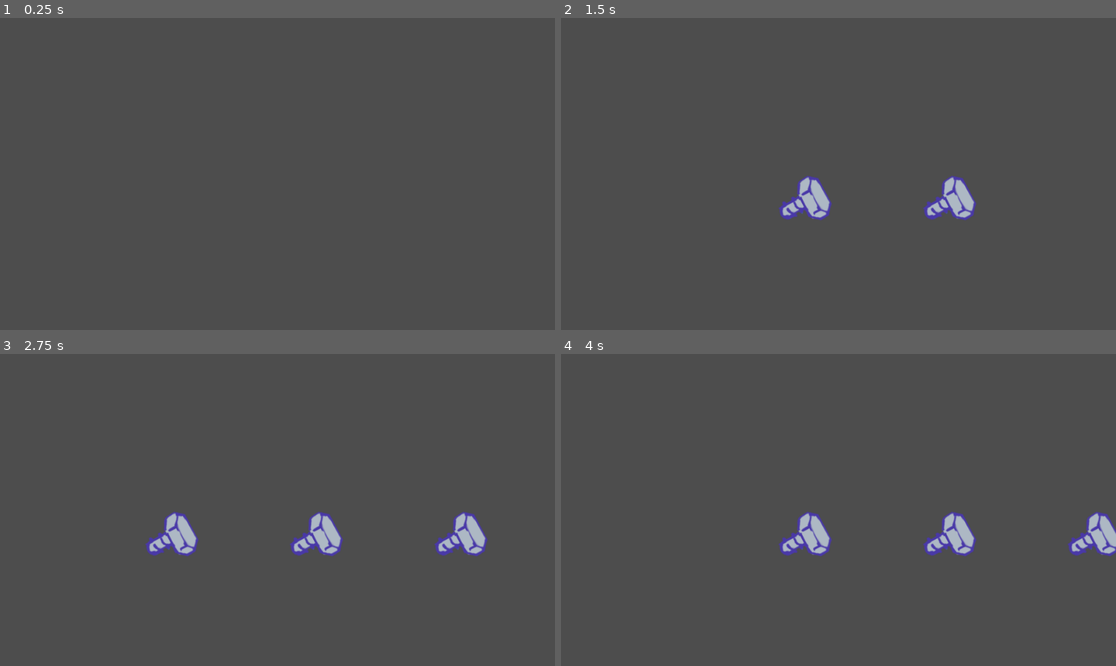
Above: before the commit, frames 1-4 (two rows, left to right).
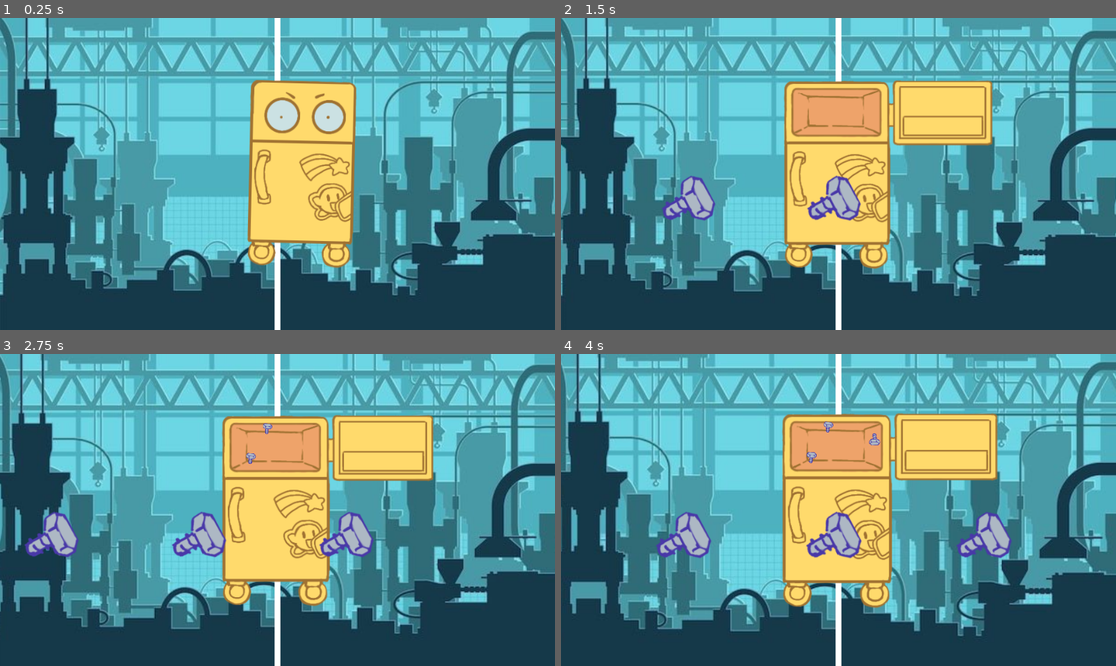
Above: after the commit, the same moments.

Repository: derrick-lai-825/micro_game_jam
Game: Godot game, scene res://scenes/main.tscn
Two runs of this game, one before a commit and one after it. Both use one fixed random seed, a clock stepped at 60 frames per second and the inputs below.
Inputs:
- Up to frame 1 (0.25 s): no input
- Up to frame 2 (1.5 s): tap Enter (ui_accept) at 0.5, 0.77, 0.8, 1.07, 1.35 s; hold Space (Space, bound only after the commit) 0.53-1.28 s
- Up to frame 3 (2.75 s): tap Enter (ui_accept) at 1.52, 1.82, 2.3 s; tap Space (Space, bound only after the commit) at 1.55 s; hold Space (Space, bound only after the commit) from 2.03 s (still down)
- Up to frame 4 (4 s): release Space (Space, bound only after the commit) at 2.78 s; tap Space (Space, bound only after the commit) at 2.85 s; tap Enter (ui_accept) at 3.02, 3.32 s; hold Enter (ui_accept) from 3.53 s (still down)

The runs differ from the first frame. In frame 1, 100% of the frame differs, in the area x 0-100%, y 0-100%; in frame 2, 100%; in frame 3, 100%; in frame 4, 100%.

Commit message:
A bunch of changes

Diff:
--- a/Area2D.gd
+++ /dev/null
@@ -1,15 +0,0 @@
-extends Area2D
-
-func _ready():
-	# Connect the body_entered signal to the _on_Area2D_body_entered function$"."
-	pass
-
-
-
-func _on_area_entered(area):
-	print('Collision detected')
-
-
-func _on_body_entered(body):
-	print('Collision detected')
-	pass # Replace with function body.
--- a/CharacterBody2D.gd
+++ /dev/null
@@ -1,20 +0,0 @@
-extends CharacterBody2D
-
-@export var speed = 400
-
-func get_input():
-	var input_direction = Input.get_vector("left", "right", "up", "down")
-	velocity = input_direction * speed
-
-func _physics_process(delta):
-	get_input()
-	move_and_slide()
-
-func _input(event):
-
-	var curr_color = Color(0, 1, 0)
-	if event.is_action_pressed("ui_accept"):
-		$Sprite2D.modulate = Color(0, 1, 0)
-		print("Hello")
-	else:
-		$Sprite2D.modulate = Color(1, 0, 0)
--- a/Remover.gd
+++ /dev/null
@@ -1,11 +0,0 @@
-extends Sprite2D
-
-
-# Called when the node enters the scene tree for the first time.
-func _ready():
-	pass # Replace with function body.
-
-
-# Called every frame. 'delta' is the elapsed time since the previous frame.
-func _process(delta):
-	position = position + Vector2(0.5, 0)
--- a/node_2d.gd
+++ /dev/null
@@ -1,11 +0,0 @@
-extends Node2D
-
-
-# Called when the node enters the scene tree for the first time.
-func _ready():
-	pass # Replace with function body.
-
-
-# Called every frame. 'delta' is the elapsed time since the previous frame.
-func _process(delta):
-	pass
--- a/node_2d.tscn
+++ /dev/null
@@ -1,47 +0,0 @@
-[gd_scene load_steps=8 format=3 uid="uid://dryj7jddvjf7o"]
-
-[ext_resource type="Script" path="res://CharacterBody2D.gd" id="1_bbe30"]
-[ext_resource type="Script" path="res://node_2d.gd" id="1_uodgh"]
-[ext_resource type="Texture2D" uid="uid://dnmn8k5k5v3vq" path="res://icon.svg" id="2_rgcjx"]
-[ext_resource type="Script" path="res://Area2D.gd" id="4_0iulq"]
-[ext_resource type="Script" path="res://BoltsManager.gd" id="5_yko7o"]
-
-[sub_resource type="RectangleShape2D" id="RectangleShape2D_8aaxd"]
-size = Vector2(102, 96)
-
-[sub_resource type="RectangleShape2D" id="RectangleShape2D_lwn8b"]
-size = Vector2(158, 143)
-
-[node name="Node2D" type="Node2D"]
-script = ExtResource("1_uodgh")
-
-[node name="CharacterBody2D" type="CharacterBody2D" parent="."]
-script = ExtResource("1_bbe30")
-
-[node name="Sprite2D" type="Sprite2D" parent="CharacterBody2D"]
-position = Vector2(42, 37)
-scale = Vector2(0.773438, 0.75)
-texture = ExtResource("2_rgcjx")
-
-[node name="CollisionShape2D" type="CollisionShape2D" parent="CharacterBody2D"]
-position = Vector2(41, 38)
-shape = SubResource("RectangleShape2D_8aaxd")
-
-[node name="Area2D" type="Area2D" parent="."]
-position = Vector2(313, 172)
-script = ExtResource("4_0iulq")
-
-[node name="CollisionShape2D" type="CollisionShape2D" parent="Area2D"]
-position = Vector2(9, -0.5)
-shape = SubResource("RectangleShape2D_lwn8b")
-
-[node name="Sprite2D" type="Sprite2D" parent="Area2D"]
-texture = ExtResource("2_rgcjx")
-
-[node name="Timer" type="Timer" parent="."]
-autostart = true
-script = ExtResource("5_yko7o")
-
-[connection signal="area_entered" from="Area2D" to="Area2D" method="_on_area_entered"]
-[connection signal="body_entered" from="Area2D" to="Area2D" method="_on_body_entered"]
-[connection signal="timeout" from="Timer" to="Timer" method="_on_timeout"]
--- a/project.godot
+++ b/project.godot
@@ -25,6 +25,18 @@
 window/size/viewport_width=960
 window/size/viewport_height=540
 
+[dotnet]
+
+project/assembly_name="Microgame Jam"
+
 [editor_plugins]
 
 enabled=PackedStringArray("res://addons/microgamejamcontroller/plugin.cfg")
+
+[input]
+
+Space={
+"deadzone": 0.5,
+"events": [Object(InputEventKey,"resource_local_to_scene":false,"resource_name":"","device":-1,"window_id":0,"alt_pressed":false,"shift_pressed":false,"ctrl_pressed":false,"meta_pressed":false,"pressed":false,"keycode":0,"physical_keycode":32,"key_label":0,"unicode":32,"echo":false,"script":null)
+]
+}
--- a/scenes/bolt.tscn
+++ b/scenes/bolt.tscn
@@ -3,7 +3,7 @@
 [ext_resource type="Texture2D" uid="uid://b31os86lhgj3f" path="res://art/bolt.png" id="1_ge21m"]
 
 [sub_resource type="CircleShape2D" id="CircleShape2D_t4lib"]
-radius = 55.0091
+radius = 116.017
 
 [node name="bolt" type="Node2D"]
 metadata/_edit_group_ = true
--- a/scenes/main.tscn
+++ b/scenes/main.tscn
@@ -1,11 +1,32 @@
-[gd_scene load_steps=3 format=3 uid="uid://cnkdmngwtdn1j"]
+[gd_scene load_steps=10 format=3 uid="uid://cnkdmngwtdn1j"]
 
+[ext_resource type="Texture2D" uid="uid://c7ykuvbbxkmry" path="res://art/0392959a2afab47ebbf9b4f50bdd95d1.jpg" id="1_7ks4s"]
+[ext_resource type="Script" path="res://scripts/CameraManager.gd" id="1_37vpm"]
 [ext_resource type="Script" path="res://scripts/GameManager.gd" id="1_lk7go"]
 [ext_resource type="Script" path="res://scripts/BoltsManager.gd" id="2_1hj1a"]
+[ext_resource type="Script" path="res://scripts/InputManager.gd" id="4_82pw2"]
+[ext_resource type="Texture2D" uid="uid://h1efabupseut" path="res://art/fridge bot_0.png" id="5_2y8p8"]
+[ext_resource type="Script" path="res://scripts/Bot.gd" id="5_yj6yf"]
+[ext_resource type="Texture2D" uid="uid://cxh7den7gljus" path="res://art/fridge bot_1.png" id="7_d7gj5"]
+
+[sub_resource type="RectangleShape2D" id="RectangleShape2D_wsy5y"]
+size = Vector2(0.221902, 20)
 
 [node name="Main" type="Node2D"]
 
-[node name="Camera2D" type="Camera2D" parent="."]
+[node name="Background" type="Sprite2D" parent="."]
+position = Vector2(2, -1)
+scale = Vector2(1.54261, 1.54261)
+texture = ExtResource("1_7ks4s")
+
+[node name="Camera Manager" type="Node2D" parent="."]
+script = ExtResource("1_37vpm")
+NOISE_SHAKE_STRENGTH = Array[float]([10.0, 30.0, 60.0])
+
+[node name="Camera2D" type="Camera2D" parent="Camera Manager"]
+
+[node name="Line2D" type="Line2D" parent="Camera Manager/Camera2D"]
+points = PackedVector2Array(0, 270, 0, -270)
 
 [node name="Game Manager" type="Node" parent="."]
 script = ExtResource("1_lk7go")
@@ -13,9 +34,34 @@
 
 [node name="Bolt Manager" type="Node" parent="Game Manager"]
 script = ExtResource("2_1hj1a")
+spawn_pos = Vector2(-500, 50)
+target_pos = Vector2(0, -110)
 
 [node name="Music" type="AudioStreamPlayer2D" parent="Game Manager"]
 
 [node name="Timer" type="Timer" parent="Game Manager"]
 
+[node name="Input Manager" type="Node2D" parent="."]
+script = ExtResource("4_82pw2")
+
+[node name="Detector" type="Area2D" parent="Input Manager"]
+
+[node name="CollisionShape2D" type="CollisionShape2D" parent="Input Manager/Detector"]
+position = Vector2(-1.90735e-06, 0)
+scale = Vector2(45.065, 135.195)
+shape = SubResource("RectangleShape2D_wsy5y")
+
+[node name="Bot_Fridge" type="Node2D" parent="."]
+position = Vector2(0, 135)
+script = ExtResource("5_yj6yf")
+texture_open = ExtResource("5_2y8p8")
+texture_closed = ExtResource("7_d7gj5")
+target_pos = Vector2(0, 135)
+start_pos = Vector2(-500, 135)
+end_pos = Vector2(500, 135)
+
+[node name="Sprite2D" type="Sprite2D" parent="Bot_Fridge"]
+position = Vector2(83, -135)
+texture = ExtResource("5_2y8p8")
+
 [connection signal="timeout" from="Game Manager/Timer" to="Game Manager/Bolt Manager" method="Spawn"]
--- a/scripts/BoltsManager.gd
+++ b/scripts/BoltsManager.gd
@@ -2,10 +2,16 @@
 
 # Export Variables
 @export var spawn_pos: Vector2 = Vector2(-300, 50)
-@onready var game_manager = $".."
+@export var tween_time: float = 0.5
+@export var tween_size: float = 0.25
+@export var target_pos: Vector2 = Vector2(0, -95)
+@export var rand_pos: Vector2 = Vector2(60, 30)
+@export var rand_size: float = 0.05
+@export var fade_time: float = 0.2
 
 # Node References
-var bolt: PackedScene = preload("res://scenes/bolt.tscn")
+var bolt_scene: PackedScene = preload("res://scenes/bolt.tscn")
+@onready var game_manager = $".."
 
 # Called when the node enters the scene tree for the first time.
 func _ready():
@@ -14,10 +20,29 @@
 
 # Called every frame. 'delta' is the elapsed time since the previous frame.
 func _process(delta):
-	for b in get_children():
-		b.position += Vector2(game_manager.GetConveyerSpeed() * delta, 0)
+	for bolt in get_children():
+		if bolt.scale.length() >= 1:
+			bolt.position += Vector2(game_manager.GetConveyerSpeed() * delta, 0)
+		if bolt.position.x > 500:
+			bolt.queue_free()
 
 func Spawn():
-	var b: Node = bolt.instantiate()
-	b.position = spawn_pos
-	add_child(b)
+	var bolt: Node = bolt_scene.instantiate()
+	bolt.position = spawn_pos
+	add_child(bolt)
+
+func ShootBolt(bolt : Node):
+	bolt.get_child(1).queue_free()
+	var tween = bolt.create_tween().set_ease(Tween.EASE_OUT).set_trans(Tween.TRANS_CUBIC)
+	var size : Vector2 = Vector2.ONE * (tween_size + randf_range(-rand_size, rand_size))
+	tween.tween_property(bolt, "scale", size, tween_time)
+	tween.parallel().tween_property(bolt, "rotation", randi_range(-3, 3), tween_time)
+	var pos : Vector2 = target_pos + Vector2(randf_range(-rand_pos.x, rand_pos.x), randf_range(-rand_pos.y, rand_pos.y))
+	tween.parallel().tween_property(bolt, "position", pos, tween_time).set_trans(Tween.TRANS_BACK)
+	# tween.tween_property(bolt.get_child(0), "modulate", Color(1, 1, 1, 0), fade_time)
+	# tween.tween_callback(bolt.queue_free)
+
+func DestroyBolts():
+	for bolt in get_children():
+		if bolt.scale.length() < 1:
+			bolt.queue_free()
--- /dev/null
+++ b/scripts/Bot.gd
@@ -0,0 +1,42 @@
+extends Node2D
+
+# Export Variables
+@export var texture_open : Texture2D
+@export var texture_closed : Texture2D
+
+@export var target_pos : Vector2 = Vector2.ZERO
+@export var tween_time : float = 0.5
+@export var start_pos : Vector2 = Vector2.LEFT * 500
+@export var start_rot : float = -0.25
+@export var end_pos : Vector2 = Vector2.RIGHT * 500
+@export var end_rot : float = 0.25
+
+# Node References
+@onready var sprite : Sprite2D = $Sprite2D
+@onready var camera_manager = $"../Camera Manager"
+
+# Called when the node enters the scene tree for the first time.
+func _ready():
+	Enter()
+	pass # Replace with function body.
+
+func Enter():
+	sprite.texture = texture_closed
+	sprite.rotation = start_rot
+	position = start_pos
+	var tween = create_tween().set_ease(Tween.EASE_OUT).set_trans(Tween.TRANS_BACK)
+	tween.tween_property(sprite, "rotation", 0, tween_time)
+	tween.parallel().tween_property(self, "position", target_pos, tween_time)
+	tween.tween_property(sprite, "texture", texture_open, 0)
+	tween.tween_callback(camera_manager.apply_noise_shake)
+
+# Called every frame. 'delta' is the elapsed time since the previous frame.
+func _process(delta):
+	pass
+
+func Leave():
+	sprite.texture = texture_closed
+	camera_manager.apply_noise_shake(2)
+	var tween = create_tween().set_ease(Tween.EASE_OUT).set_trans(Tween.TRANS_BACK)
+	tween.tween_property(sprite, "rotation", end_rot, tween_time)
+	tween.parallel().tween_property(self, "position", end_pos, tween_time)
--- /dev/null
+++ b/scripts/CameraManager.gd
@@ -0,0 +1,53 @@
+extends Node2D
+
+# How quickly to move through the noise
+@export var NOISE_SHAKE_SPEED: float = 30.0
+# Noise returns values in the range (-1, 1)
+# So this is how much to multiply the returned value by
+@export var NOISE_SHAKE_STRENGTH: Array[float] = [30.0, 60.0, 90.0]
+# Multiplier for lerping the shake strength to zero
+@export var SHAKE_DECAY_RATE: float = 5.0
+
+@onready var camera_2d = $Camera2D
+@onready var rand = RandomNumberGenerator.new()
+@onready var noise = FastNoiseLite.new()
+
+# Used to keep track of where we are in the noise
+# so that we can smoothly move through it
+var noise_i: float = 0.0
+var tween : Tween
+var shake_strength: float = 0.0
+
+func _ready() -> void:
+	rand.randomize()
+	# Randomize the generated noise
+	noise.seed = rand.randi()
+	# Period affects how quickly the noise changes values
+	noise.frequency = 1
+
+func apply_noise_shake(level : int = 1) -> void:
+	shake_strength = NOISE_SHAKE_STRENGTH[level]
+
+func _process(delta: float) -> void:
+	# Fade out the intensity over time
+	shake_strength = lerp(shake_strength, 0.0, SHAKE_DECAY_RATE * delta)
+
+	# Shake by adjusting camera.offset so we can move the camera around the level via it's position
+	camera_2d.offset = get_noise_offset(delta)
+
+func get_noise_offset(delta: float) -> Vector2:
+	noise_i += delta * NOISE_SHAKE_SPEED
+	# Set the x values of each call to 'get_noise_2d' to a different value
+	# so that our x and y vectors will be reading from unrelated areas of noise
+	return Vector2(
+		noise.get_noise_2d(1, noise_i) * shake_strength,
+		noise.get_noise_2d(100, noise_i) * shake_strength
+	)
+
+func Zoom() -> void:
+	if tween:
+		tween.kill()
+	tween = create_tween().set_ease(Tween.EASE_IN_OUT).set_trans(Tween.TRANS_SINE)
+	tween.tween_property(camera_2d, "zoom", Vector2.ONE * 1.1, 9.25)
+	tween.tween_property(camera_2d, "zoom", Vector2.ONE, 0.25)
+	pass
--- a/scripts/GameManager.gd
+++ b/scripts/GameManager.gd
@@ -3,8 +3,12 @@
 # Node References
 @onready var music = $Music
 @onready var timer = $Timer
+@onready var camera_manager = $"../Camera Manager"
+@onready var bolt_manager = $"Bolt Manager"
+@onready var bot_fridge = $"../Bot_Fridge"
 
 # Export Variables
+@export var extra_end: float = 0.5
 @export var timer_duration: float = 10
 @export var timer_end: float = 0.1
 @export var conveyer_speed: float = 1
@@ -18,6 +22,7 @@
 	MicrogameJamController.SetMaxTimer(timer_duration)
 	music.play()
 	timer.start(timer_interval)
+	camera_manager.Zoom()
 	pass # Replace with function body.
 
 func _process(delta):
@@ -25,7 +30,13 @@
 	if MicrogameJamController.GetTimer() < timer_end:
 		MicrogameJamController.WinGame()
 		print("WIN!!")
-	pass
+	elif MicrogameJamController.GetTimer() < extra_end:
+		bot_fridge.Leave()
+		bolt_manager.DestroyBolts()
 
 func GetConveyerSpeed() -> float:
 	return conveyer_speed;
+
+func Correct(bolt : Node) -> void:
+	camera_manager.apply_noise_shake()
+	bolt_manager.ShootBolt(bolt)
--- /dev/null
+++ b/scripts/InputManager.gd
@@ -0,0 +1,29 @@
+extends Node2D
+
+@onready var game_manager = $"../Game Manager"
+@onready var detector = $Detector
+var current_bolt: Node2D
+
+# Called when the node enters the scene tree for the first time.
+func _ready():
+	pass # Replace with function body.
+
+
+# Called every frame. 'delta' is the elapsed time since the previous frame.
+func _process(delta):
+	pass
+
+func _input(event):
+	if event.is_action_pressed("Space"):
+		Press()
+	pass
+
+func Press() -> void:
+	if detector.has_overlapping_areas():
+		# Correct
+		print("Correct")
+		current_bolt = detector.get_overlapping_areas()[0].get_parent()
+		game_manager.Correct(current_bolt)
+	else:
+		print("Fuck You")
+		# Incorrect
--- a/testitem.tscn
+++ /dev/null
@@ -1,11 +0,0 @@
-[gd_scene load_steps=3 format=3 uid="uid://e7lqyhd101v0"]
-
-[ext_resource type="Texture2D" uid="uid://dnmn8k5k5v3vq" path="res://icon.svg" id="1_nfofn"]
-[ext_resource type="Script" path="res://Remover.gd" id="2_jk3b1"]
-
-[node name="Node2D" type="Node2D"]
-
-[node name="Sprite2D" type="Sprite2D" parent="."]
-position = Vector2(86, 87)
-texture = ExtResource("1_nfofn")
-script = ExtResource("2_jk3b1")
Binary file added: art/0392959a2afab47ebbf9b4f50bdd95d1.jpg
Not shown, added: art/0392959a2afab47ebbf9b4f50bdd95d1.jpg.import
Binary file added: art/fridge bot_0.png
Not shown, added: art/fridge bot_0.png.import
Binary file added: art/fridge bot_1.png
Not shown, added: art/fridge bot_1.png.import
Not shown, added: scenes/mai3110.tmp
Not shown, added: scenes/mai7DC1.tmp
Not shown, added: scenes/mai8A9.tmp
